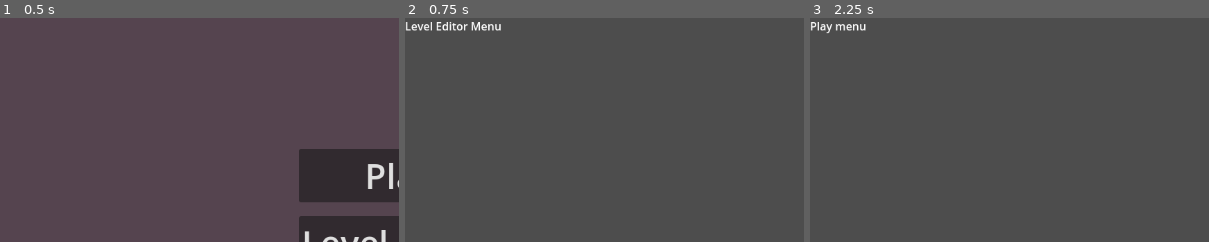
Above: before the commit, frames 1-3 (left to right).
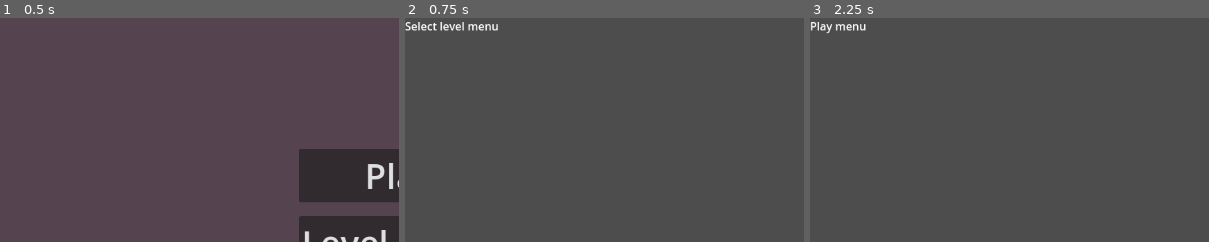
Above: after the commit, the same moments.

Repository: Abdulla-binissa/Crowdcrow
Game: Godot game, scene res://scenes/ui/menu/main_menu.tscn
Two runs of this game, one before a commit and one after it. Both use one fixed random seed, a clock stepped at 60 frames per second and the inputs below. The project has no main scene, so this scene is started directly.
Inputs:
- Up to frame 1 (0.5 s): no input
- Up to frame 2 (0.75 s): click "Level Editor" at 0.5 s
- Up to frame 3 (2.25 s): click "Back to main menu" at 1.25 s; click "Play" at 2 s
The pictures show only the part of the screen within x 0-50%, y 0-50%; the shares and areas given below are measured in that part.

Frame 1 is identical in both runs. In frame 2, 0.5% of the frame differs, in the area x 0-25%, y 1-6%; in frame 3, nothing differs.

Commit message:
Rename level_editor_menu to select_level_menu

Diff:
--- a/scenes/ui/menu/level_editor_menu.tscn
+++ b/scenes/ui/menu/select_level_menu.tscn
@@ -9,12 +9,13 @@
 anchor_bottom = 1.0
 grow_horizontal = 2
 grow_vertical = 2
-script = ExtResource("1_ssqie")
+script = ExtResource("1_p1lqm")
 
 [node name="Label" type="Label" parent="."]
+layout_mode = 0
 offset_right = 40.0
 offset_bottom = 23.0
-text = "Level Editor Menu
+text = "Select level menu
 "
 
 [node name="MainMenuButton" type="Button" parent="."]
--- a/scripts/ui/main_menu/main_menu.gd
+++ b/scripts/ui/main_menu/main_menu.gd
@@ -7,7 +7,7 @@
 
 
 func _on_level_editor_button_pressed():
-	get_tree().change_scene_to_file("res://scenes/ui/menu/level_editor_menu.tscn")
+	get_tree().change_scene_to_file("res://scenes/ui/menu/select_level_menu.tscn")
 
 
 func _on_exit_button_pressed():
Not shown: 1 places in scenes/ui/menu/select_level_menu.tscn that only renumber resources
